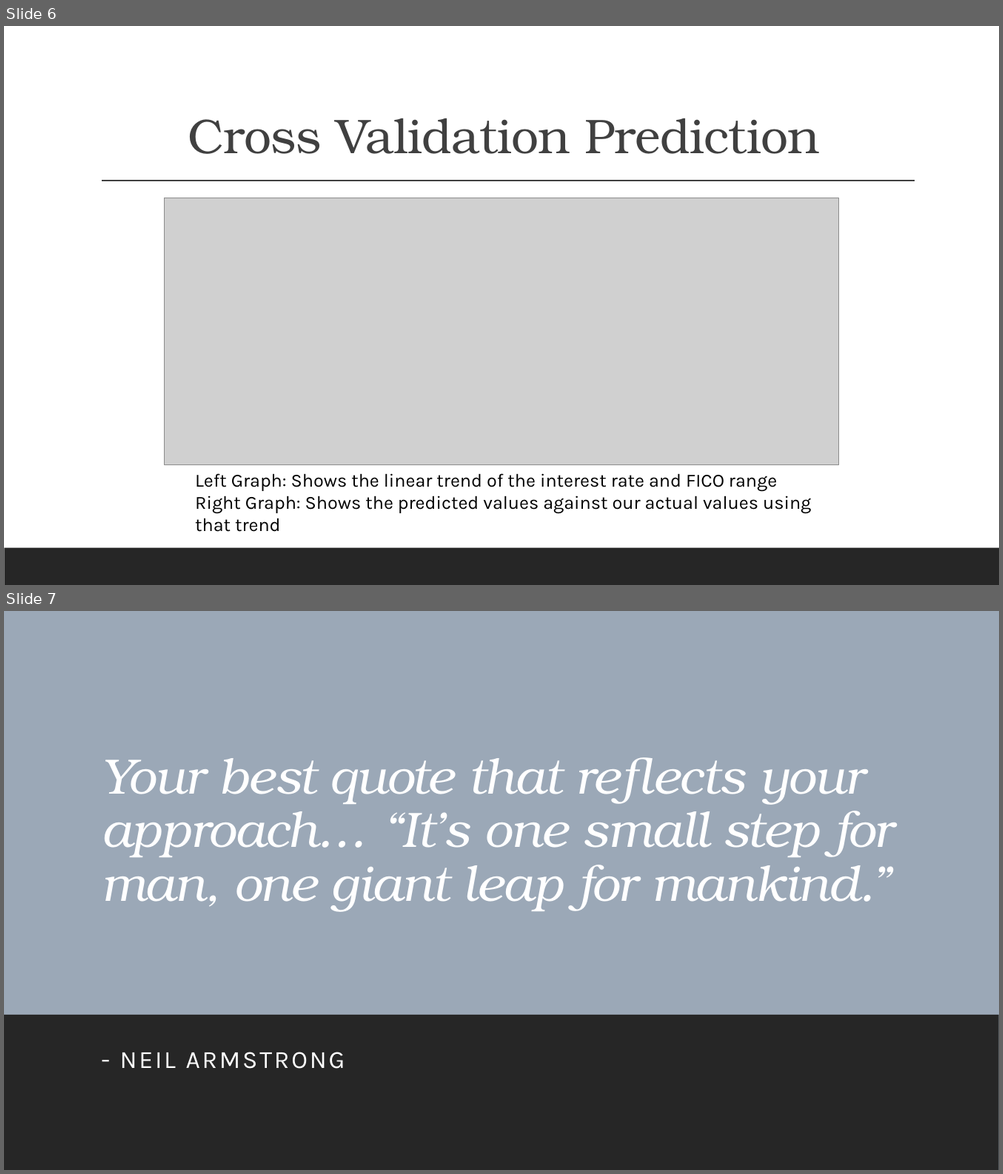
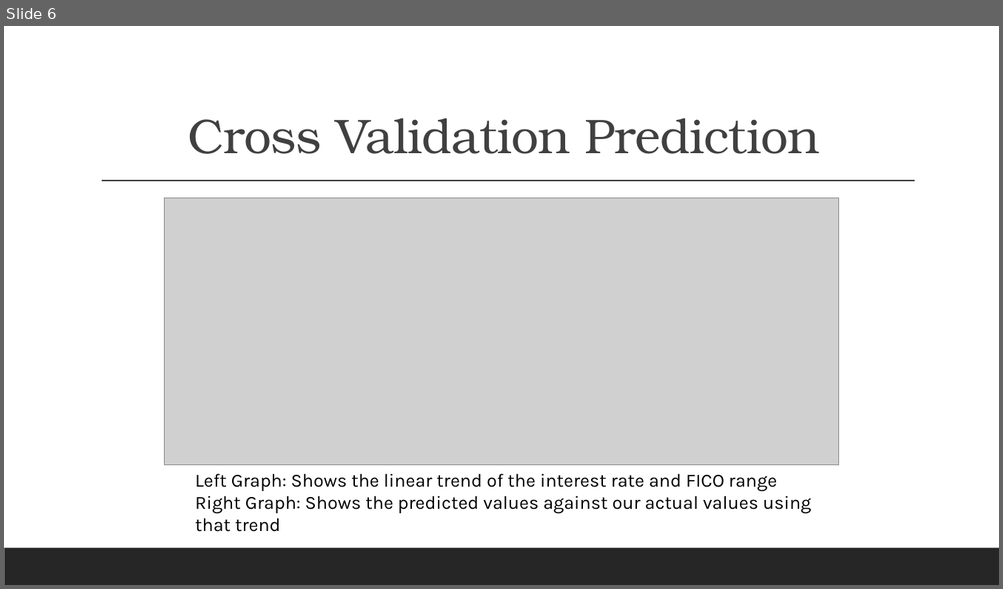
Before and after one commit to wolfman1986/Build_a_Linear_Regression_Model, a slide deck: data/interest_rate.pptx. Shown one above the other, each under a label of ours: slides 6 and 7 before the commit, slide 6 after it. The pictures are 1003x1174 and 1003x589 pixels, drawn with LibreOffice and Linux fonts; fonts in the diff are those of the drawing; grey boxes stand for pictures. Boxes give left, top, right and bottom in pixels: in the first picture for what was removed or moved away, otherwise in the second. Text is boxed around its words. In the diff, an @@ line names an element or a change of style, - is before the commit and + after.

```diff
--- a/data/interest_rate.pptx
+++ b/data/interest_rate.pptx
@@ slide 7 removed at (x1=4, y1=611, x2=999, y2=1170), background #FFFFFF; not listed: 1 template element that a slide beside it also shows @@
@@ rectangle removed at (x1=4, y1=611, x2=999, y2=1170) @@
@@ title removed at (x1=101, y1=758, x2=893, y2=912) @@
-Your best quote that reflects your approach… “It’s one small step for man, one giant leap for mankind.”
@@ rectangle removed at (x1=4, y1=1015, x2=999, y2=1170) @@
@@ subtitle removed at (x1=120, y1=1052, x2=345, y2=1069) @@
-- NEIL ARMSTRONG
```
Also in this commit, not shown: 2 slides added.
